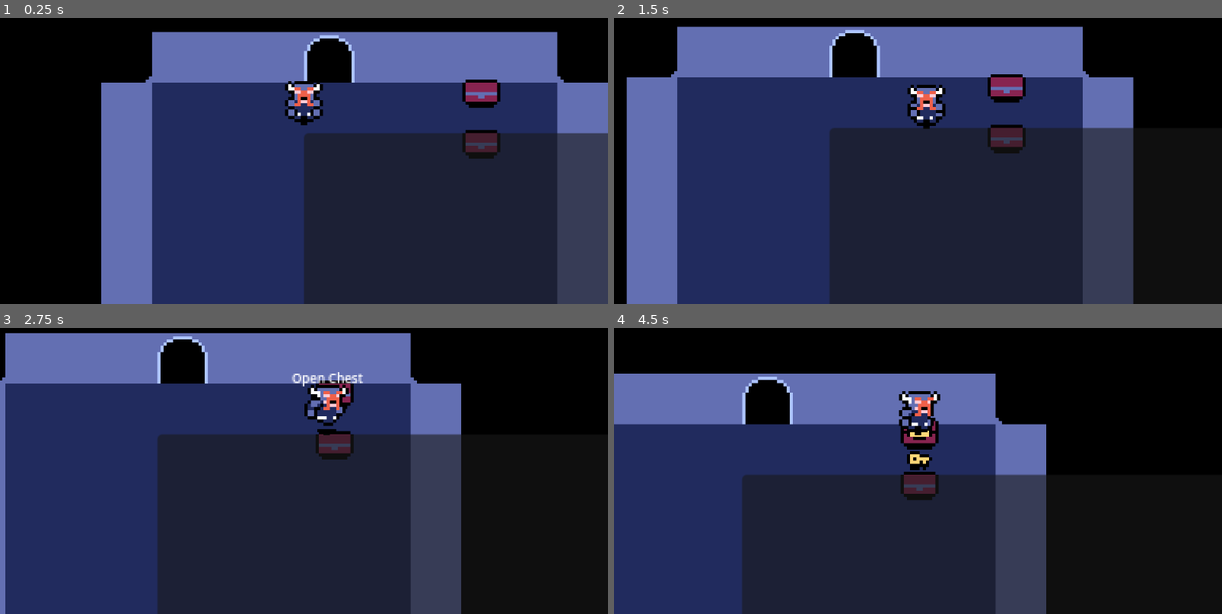
Above: before the commit, frames 1-4 (two rows, left to right).
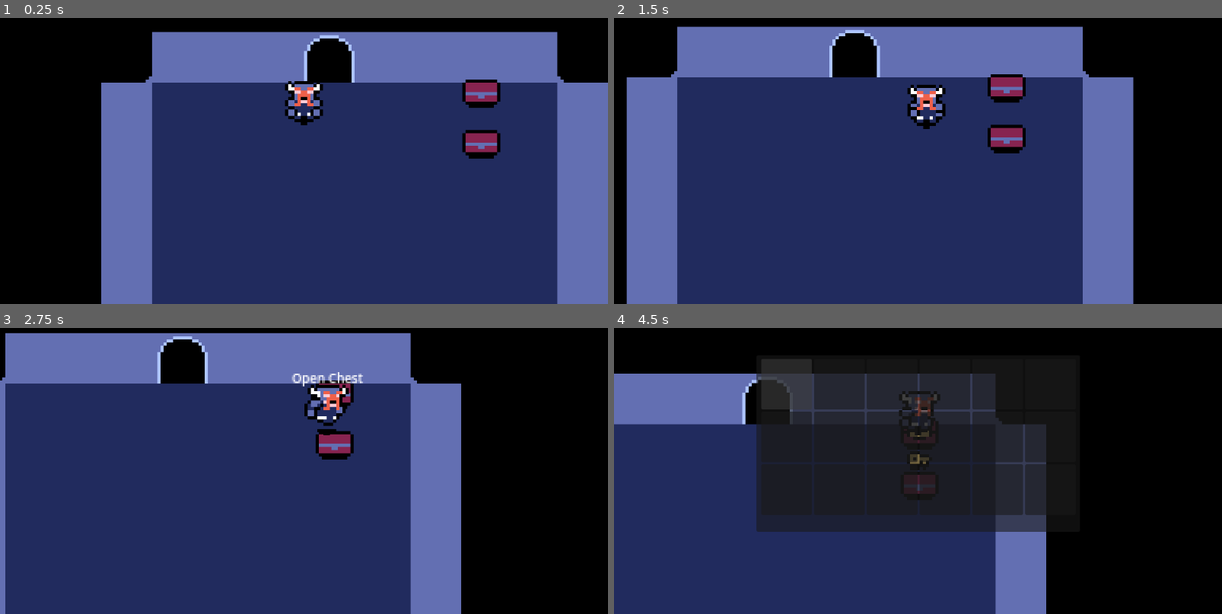
Above: after the commit, the same moments.

Repository: Brendan-Coughlan/depths-of-loot
Game: Godot game, scene res://scenes/game.tscn
The game is run twice, just before and just after one commit, with the same random seed, the same clock (stepped at 60 frames per second) and the same inputs.
Inputs (mouse positions are in pixels of both pictures, inside the frame that each line leads up to):
- Up to frame 1 (0.25 s): no input
- Up to frame 2 (1.5 s): tap Enter at 0.5 s; move the mouse to (1051, 115) at 0.52 s; hold D (move_right) 0.53-1.28 s; hold E (interact) 0.53-1.28 s; move the mouse to (796, 149) at 1.27 s; hold S (move_down) from 1.28 s (still down); tap Space (attack) at 1.35 s
- Up to frame 3 (2.75 s): tap E (interact) at 1.55 s; move the mouse to (364, 368) at 2.02 s; release S (move_down) at 2.03 s; hold D (move_right) from 2.03 s (still down); hold E (interact) from 2.03 s (still down)
- Up to frame 4 (4.5 s): move the mouse to (887, 511) at 2.77 s; release D (move_right) at 2.78 s; release E (interact) at 2.78 s; hold W (move_up) 2.78-3.53 s; tap E (interact) at 2.85, 3.8 s; move the mouse to (1100, 493) at 3.52 s; hold A (move_left) 3.53-4.25 s; hold Space (attack) 3.53-4.25 s; tap Tab (inventory, bound only after the commit) at 4.15 s; click (784, 382) at 4.27 s

The runs differ from the first frame. In frame 1, 30% of the frame differs, in the area x 50-100%, y 40-100%; in frame 2, 31%; in frame 3, 31%, in the area x 25-76%, y 36-100%; in frame 4, 31%.

Commit message:
Working inventory system

Diff:
--- a/project.godot
+++ b/project.godot
@@ -55,6 +55,11 @@
 "events": [Object(InputEventKey,"resource_local_to_scene":false,"resource_name":"","device":-1,"window_id":0,"alt_press …(191 unchanged characters)…
 ]
 }
+inventory={
+"deadzone": 0.2,
+"events": [Object(InputEventKey,"resource_local_to_scene":false,"resource_name":"","device":-1,"window_id":0,"alt_pressed":false,"shift_pressed":false,"ctrl_pressed":false,"meta_pressed":false,"pressed":false,"keycode":0,"physical_keycode":4194306,"key_label":0,"unicode":0,"location":0,"echo":false,"script":null)
+]
+}
 
 [rendering]
 
--- a/scenes/interactable.tscn
+++ b/scenes/interactable.tscn
@@ -3,6 +3,6 @@
 [ext_resource type="Script" uid="uid://lu75bdyrewtq" path="res://scripts/interactable.gd" id="1_56v82"]
 
 [node name="Interactable" type="Area2D" unique_id=1605018207]
-collision_layer = 2
+collision_layer = 2048
 collision_mask = 0
 script = ExtResource("1_56v82")
--- a/scenes/interacting_component.tscn
+++ b/scenes/interacting_component.tscn
@@ -14,7 +14,7 @@
 [node name="InteractRange" type="Area2D" parent="." unique_id=751895484]
 z_index = 10
 collision_layer = 0
-collision_mask = 2
+collision_mask = 2048
 
 [node name="CollisionShape2D" type="CollisionShape2D" parent="InteractRange" unique_id=651103669]
 shape = SubResource("CircleShape2D_8ic7e")
--- a/scenes/inventory.tscn
+++ b/scenes/inventory.tscn
@@ -1,16 +1,112 @@
 [gd_scene format=3 uid="uid://h3al0i2uaq2i"]
 
 [ext_resource type="Script" uid="uid://cd2rwru7apx7u" path="res://scripts/inventory.gd" id="1_qw0r6"]
+[ext_resource type="PackedScene" uid="uid://dm3o71k2vlhxd" path="res://scenes/inventory_slot.tscn" id="2_hj2ta"]
 
-[node name="Inventory" type="Node" unique_id=1822213814]
+[sub_resource type="LabelSettings" id="LabelSettings_hj2ta"]
+font_size = 18
+shadow_color = Color(0, 0, 0, 1)
+
+[node name="Inventory" type="CanvasLayer" unique_id=567974528]
 script = ExtResource("1_qw0r6")
 
 [node name="InventoryWindow" type="Panel" parent="." unique_id=493690514]
-anchors_preset = -1
-anchor_right = 0.5173611
-anchor_bottom = 0.5308642
+anchors_preset = 8
+anchor_left = 0.5
+anchor_top = 0.5
+anchor_right = 0.5
+anchor_bottom = 0.5
+offset_left = -306.5
+offset_top = -167.5
+offset_right = 306.5
+offset_bottom = 167.5
 grow_horizontal = 2
 grow_vertical = 2
 size_flags_horizontal = 4
 size_flags_vertical = 4
-metadata/_edit_use_anchors_ = true
+
+[node name="SlotContainer" type="GridContainer" parent="InventoryWindow" unique_id=626662425]
+layout_mode = 1
+anchors_preset = 8
+anchor_left = 0.5
+anchor_top = 0.5
+anchor_right = 0.5
+anchor_bottom = 0.5
+offset_left = -298.0
+offset_top = -161.0
+offset_right = 298.0
+offset_bottom = 139.00002
+grow_horizontal = 2
+grow_vertical = 2
+columns = 6
+
+[node name="inventorySlot" parent="InventoryWindow/SlotContainer" unique_id=1224792471 instance=ExtResource("2_hj2ta")]
+layout_mode = 2
+
+[node name="inventorySlot2" parent="InventoryWindow/SlotContainer" unique_id=1177378698 instance=ExtResource("2_hj2ta")]
+layout_mode = 2
+
+[node name="inventorySlot3" parent="InventoryWindow/SlotContainer" unique_id=1182609461 instance=ExtResource("2_hj2ta")]
+layout_mode = 2
+
+[node name="inventorySlot4" parent="InventoryWindow/SlotContainer" unique_id=983445557 instance=ExtResource("2_hj2ta")]
+layout_mode = 2
+
+[node name="inventorySlot5" parent="InventoryWindow/SlotContainer" unique_id=862414728 instance=ExtResource("2_hj2ta")]
+layout_mode = 2
+
+[node name="inventorySlot6" parent="InventoryWindow/SlotContainer" unique_id=1878887520 instance=ExtResource("2_hj2ta")]
+layout_mode = 2
+
+[node name="inventorySlot7" parent="InventoryWindow/SlotContainer" unique_id=930819831 instance=ExtResource("2_hj2ta")]
+layout_mode = 2
+
+[node name="inventorySlot8" parent="InventoryWindow/SlotContainer" unique_id=276540582 instance=ExtResource("2_hj2ta")]
+layout_mode = 2
+
+[node name="inventorySlot9" parent="InventoryWindow/SlotContainer" unique_id=1754563127 instance=ExtResource("2_hj2ta")]
+layout_mode = 2
+
+[node name="inventorySlot10" parent="InventoryWindow/SlotContainer" unique_id=1250143041 instance=ExtResource("2_hj2ta")]
+layout_mode = 2
+
+[node name="inventorySlot11" parent="InventoryWindow/SlotContainer" unique_id=501261753 instance=ExtResource("2_hj2ta")]
+layout_mode = 2
+
+[node name="inventorySlot12" parent="InventoryWindow/SlotContainer" unique_id=1419772222 instance=ExtResource("2_hj2ta")]
+layout_mode = 2
+
+[node name="inventorySlot13" parent="InventoryWindow/SlotContainer" unique_id=594710582 instance=ExtResource("2_hj2ta")]
+layout_mode = 2
+
+[node name="inventorySlot14" parent="InventoryWindow/SlotContainer" unique_id=2136643655 instance=ExtResource("2_hj2ta")]
+layout_mode = 2
+
+[node name="inventorySlot15" parent="InventoryWindow/SlotContainer" unique_id=1740787341 instance=ExtResource("2_hj2ta")]
+layout_mode = 2
+
+[node name="inventorySlot16" parent="InventoryWindow/SlotContainer" unique_id=1343752586 instance=ExtResource("2_hj2ta")]
+layout_mode = 2
+
+[node name="inventorySlot17" parent="InventoryWindow/SlotContainer" unique_id=262319921 instance=ExtResource("2_hj2ta")]
+layout_mode = 2
+
+[node name="inventorySlot18" parent="InventoryWindow/SlotContainer" unique_id=303840221 instance=ExtResource("2_hj2ta")]
+layout_mode = 2
+
+[node name="InfoText" type="Label" parent="InventoryWindow" unique_id=1211522456]
+layout_mode = 1
+anchors_preset = 7
+anchor_left = 0.5
+anchor_top = 1.0
+anchor_right = 0.5
+anchor_bottom = 1.0
+offset_left = -0.5
+offset_top = -23.0
+offset_right = 0.5
+grow_horizontal = 2
+grow_vertical = 0
+text = "Contain info about the selected item"
+label_settings = SubResource("LabelSettings_hj2ta")
+horizontal_alignment = 1
+vertical_alignment = 1
--- /dev/null
+++ b/scenes/inventory_slot.tscn
@@ -0,0 +1,40 @@
+[gd_scene format=3 uid="uid://dm3o71k2vlhxd"]
+
+[ext_resource type="Script" uid="uid://k3j6is1fpwap" path="res://scripts/inventory_slot.gd" id="1_bxqf6"]
+[ext_resource type="Texture2D" uid="uid://vpcieeu73n5p" path="res://assets/Minimal Dungeon - Asset Pack (v2)/Tileset, Props & UI/tileset, props & ui x2.png" id="1_dxvxp"]
+
+[sub_resource type="AtlasTexture" id="AtlasTexture_qw0r6"]
+atlas = ExtResource("1_dxvxp")
+region = Rect2(64, 576, 32, 32)
+
+[sub_resource type="LabelSettings" id="LabelSettings_hj2ta"]
+font_size = 24
+shadow_color = Color(0, 0, 0, 1)
+
+[node name="inventorySlot" type="Button" unique_id=1224792471]
+custom_minimum_size = Vector2(96, 96)
+icon_alignment = 1
+script = ExtResource("1_bxqf6")
+
+[node name="Icon" type="TextureRect" parent="." unique_id=1509825119]
+layout_mode = 0
+offset_right = 89.5
+offset_bottom = 90.5
+mouse_filter = 2
+texture = SubResource("AtlasTexture_qw0r6")
+
+[node name="QuantityText" type="Label" parent="." unique_id=1047425087]
+layout_mode = 1
+anchors_preset = 3
+anchor_left = 1.0
+anchor_top = 1.0
+anchor_right = 1.0
+anchor_bottom = 1.0
+offset_left = -32.5
+offset_top = -23.0
+grow_horizontal = 0
+grow_vertical = 0
+text = "52"
+label_settings = SubResource("LabelSettings_hj2ta")
+horizontal_alignment = 2
+vertical_alignment = 2
--- a/scenes/item_pickup.tscn
+++ b/scenes/item_pickup.tscn
@@ -1,6 +1,7 @@
 [gd_scene format=3 uid="uid://djyswcon1fgtm"]
 
 [ext_resource type="Script" uid="uid://c16ycyu8632yn" path="res://scripts/item_pickup.gd" id="1_lgqak"]
+[ext_resource type="PackedScene" uid="uid://bk68ewvu5yrd5" path="res://scenes/interactable.tscn" id="2_yiukj"]
 
 [sub_resource type="RectangleShape2D" id="RectangleShape2D_lgqak"]
 
@@ -13,3 +14,9 @@
 
 [node name="CollisionShape2D" type="CollisionShape2D" parent="." unique_id=114963866]
 shape = SubResource("RectangleShape2D_lgqak")
+
+[node name="Interactable" parent="." unique_id=1605018207 instance=ExtResource("2_yiukj")]
+interact_name = "Pickup Item"
+
+[node name="CollisionShape2D" type="CollisionShape2D" parent="Interactable" unique_id=1153364446]
+shape = SubResource("RectangleShape2D_lgqak")
--- a/scripts/inventory.gd
+++ b/scripts/inventory.gd
@@ -3,5 +3,86 @@
 
 var slots : Array[InventorySlot]
 var hotbar : Array[InventorySlot]
+var hovered_slot: Button = null
+
 @onready var window : Panel = get_node("InventoryWindow")
 @onready var info_text : Label = get_node("InventoryWindow/InfoText")
+
+func _input(event: InputEvent) -> void:
+	if event.is_action_pressed("inventory"):
+		toggle_window(!window.visible)
+
+func _ready():
+	toggle_window(false)
+	update_info_text()
+
+	for child in get_node("InventoryWindow/SlotContainer").get_children():
+		slots.append(child)
+		child.set_item(null)
+		child.inventory = self
+		child.slot_hovered.connect(_on_slot_hovered)
+
+func _on_slot_hovered(slot):
+	hovered_slot = slot
+	update_info_text()
+
+func toggle_window(open : bool):
+	window.visible = open
+
+	if open:
+		Input.mouse_mode = Input.MOUSE_MODE_VISIBLE
+	else:
+		Input.mouse_mode = Input.MOUSE_MODE_CAPTURED
+
+
+func add_item(item : ItemData):
+	var slot = get_slot_to_add(item)
+
+	if slot == null:
+		return
+
+	if slot.item == null:
+		slot.set_item(item)
+	elif slot.item == item:
+		slot.add_item()
+
+func remove_item(item : ItemData):
+	var slot = get_slot_to_remove(item)
+
+	if slot == null or slot.item == item:
+		return
+
+	slot.remove_item()
+
+func get_slot_to_add(item : ItemData) -> InventorySlot:
+	for slot in slots:
+		if slot.item == item and slot.quantity < item.max_stack_size:
+			return slot
+
+	for slot in slots:
+		if slot.item == null:
+			return slot
+
+	return null
+
+func get_slot_to_remove(item : ItemData) -> InventorySlot:
+	for slot in slots:
+		if slot.item == item:
+			return slot
+
+	return null
+
+func get_number_of_item(item : ItemData) -> int:
+	var total = 0
+
+	for slot in slots:
+		if slot.item == item:
+			total += slot.quantity
+
+	return total
+
+func update_info_text():
+	if hovered_slot and hovered_slot.item:
+		info_text.text = hovered_slot.item.name
+	else:
+		info_text.text = ""
--- a/scripts/inventory_slot.gd
+++ b/scripts/inventory_slot.gd
@@ -1,8 +1,45 @@
-extends Node
+extends Button
 class_name InventorySlot
 
 var item : ItemData
 var quantity : int
-@onready var icon : TextureRect = get_node("Icon")
+@onready var item_icon : TextureRect = get_node("Icon")
 @onready var quantity_text : Label = get_node("QuantityText")
 var inventory : Inventory
+
+signal slot_hovered(slot)
+
+func _ready():
+	mouse_entered.connect(_on_mouse_entered)
+
+func _on_mouse_entered():
+	emit_signal("slot_hovered", self)
+
+func set_item(new_item : ItemData):
+	item = new_item
+	quantity = 1
+
+	if item == null:
+		item_icon.visible = false
+	else:
+		item_icon.visible = true
+		item_icon.texture = item.icon
+
+	update_quantity_text()
+
+func add_item():
+	quantity += 1
+	update_quantity_text()
+
+func remove_item():
+	quantity -= 1
+	update_quantity_text()
+
+	if quantity == 0:
+		set_item(null)
+
+func update_quantity_text():
+	if quantity <= 1:
+		quantity_text.text = ""
+	else:
+		quantity_text.text = str(quantity)
--- a/scripts/item_data.gd
+++ b/scripts/item_data.gd
@@ -4,5 +4,5 @@
 @export var name: String
 @export var icon: Texture2D
 @export var stackable: bool = true
-@export var max_stack: int = 99
+@export var max_stack_size: int = 99
 @export var value: int = 1
--- a/scripts/item_pickup.gd
+++ b/scripts/item_pickup.gd
@@ -1,10 +1,20 @@
 extends Area2D
+
 
 @export var item: ItemData
 @export var amount: int = 1
 
+@onready var inventory: Inventory = $"../Player/Inventory"
+@onready var interactable: Area2D = $Interactable
 @onready var sprite: Sprite2D = $Sprite2D
 
 func _ready():
 	if item and item.icon:
 		sprite.texture = item.icon
+
+	interactable.interact = _on_interact
+
+func _on_interact():
+	interactable.is_interactable = false
+	inventory.add_item(item)
+	queue_free()
